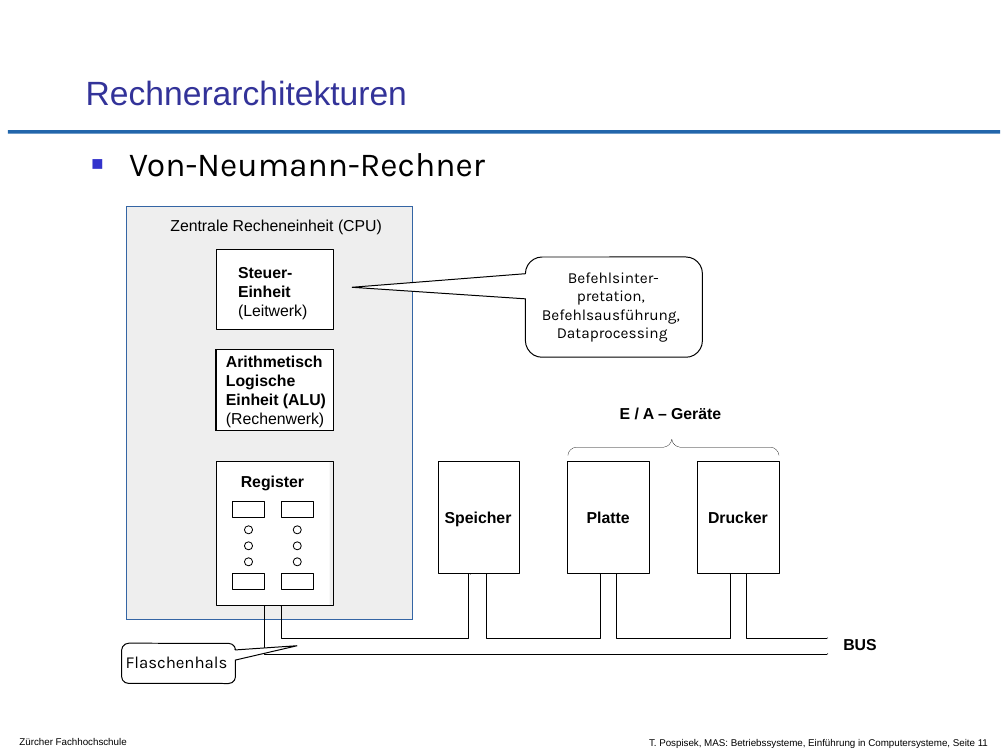
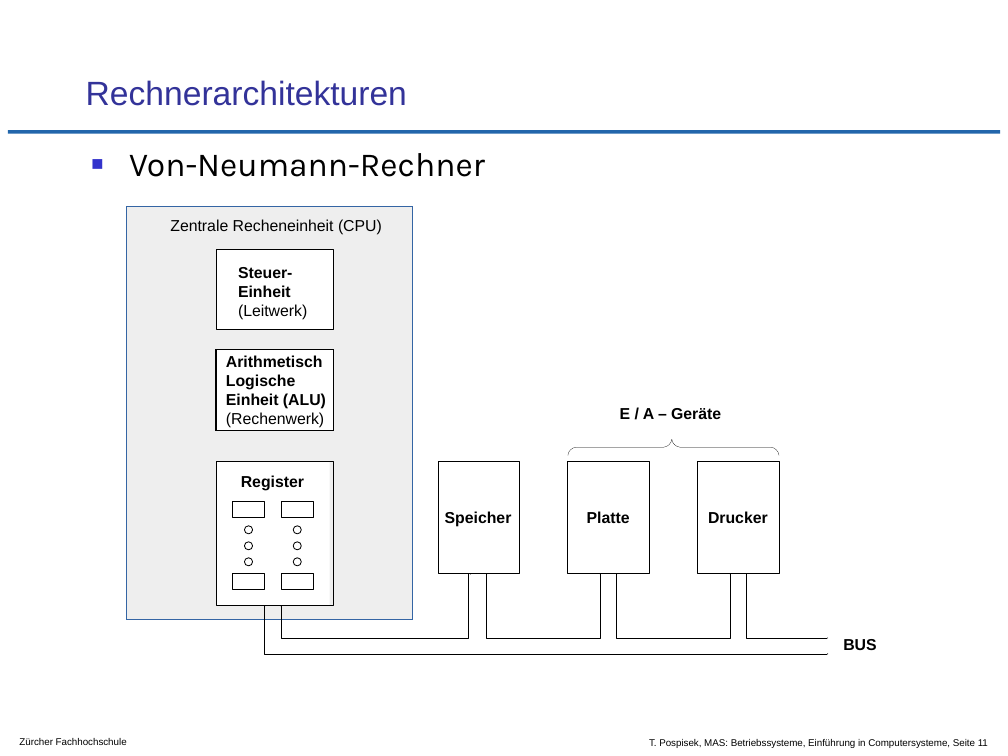
Before and after one commit to tpo/betriebssysteme, a slide deck: slide 11 of 01-1_Einführung_in_Computersysteme.odp. Drawn at 1008x756 pixels with LibreOffice and Linux fonts; fonts in the diff are those of the drawing; background and template pictures are left out. Boxes give left, top, right and bottom in pixels: in the first picture for what was removed or moved away, otherwise in the second. Text is boxed around its words. In the diff, an @@ line names an element or a change of style, - is before the commit and + after.

```diff
--- a/01-1_Einführung_in_Computersysteme.odp
+++ b/01-1_Einführung_in_Computersysteme.odp
@@ group removed at [122,257,703,683]: 5 texts, 4 freeform shapes @@
-Flaschenhals
-Befehlsinter-
-pretation,
-Befehlsausführung,
-Dataprocessing
```
Also in this commit, not shown: 1 other file.
